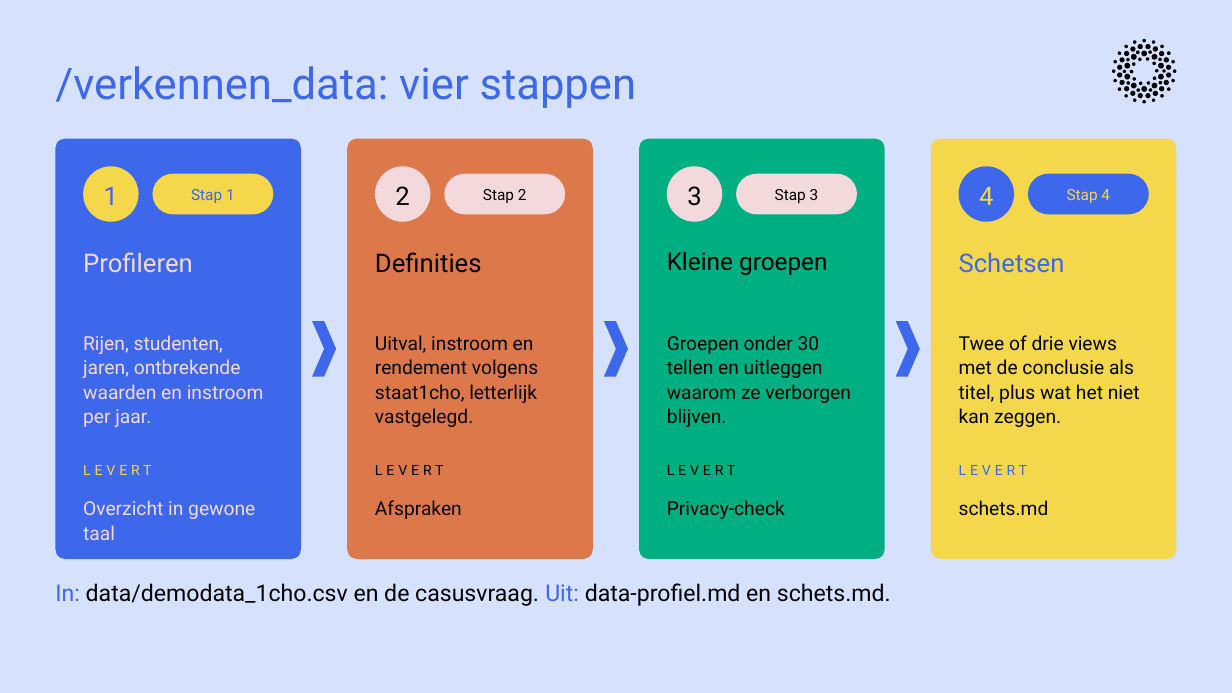
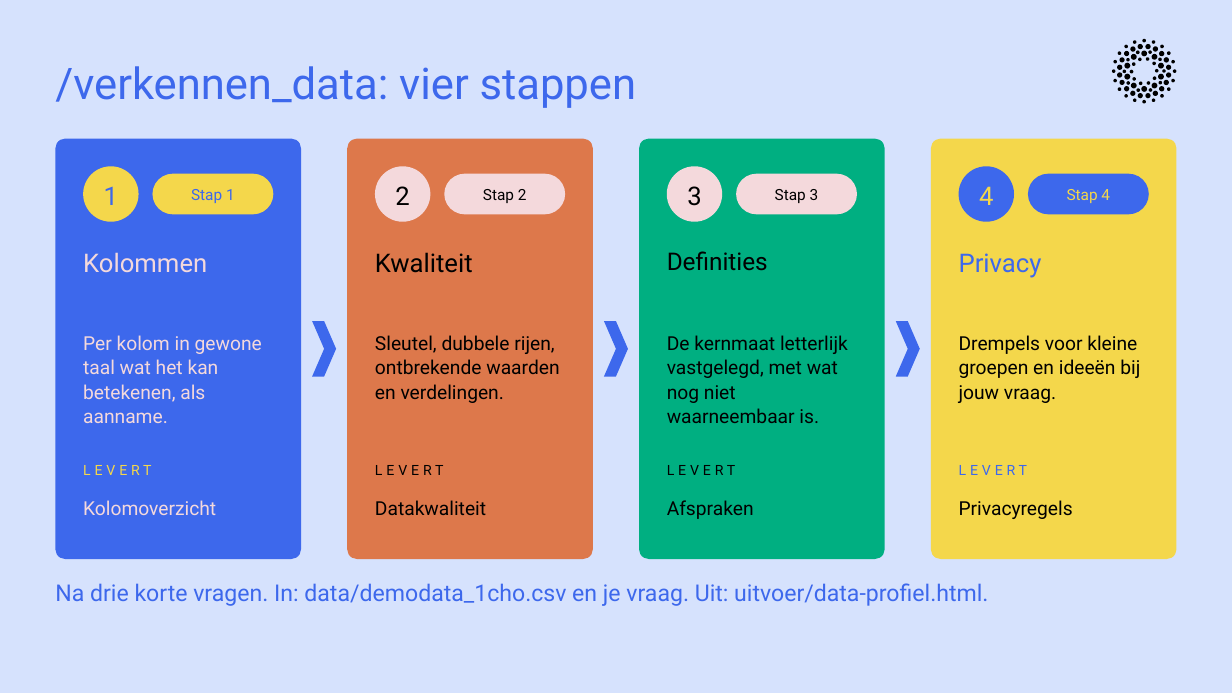
Before and after one commit to cedanl/clidev-presentaties, a slide deck: slide 22 of exports/261005_workshop_rad_uitvoering.pptx (slide 17 before the commit). Drawn at 1232x693 pixels with LibreOffice and Linux fonts; fonts in the diff are those of the drawing. Boxes give left, top, right and bottom in pixels: in the first picture for what was removed or moved away, otherwise in the second. Text is boxed around its words. In the diff, an @@ line names an element or a change of style, - is before the commit and + after.

```diff
--- a/exports/261005_workshop_rad_uitvoering.pptx
+++ b/exports/261005_workshop_rad_uitvoering.pptx
@@ text at [83,252,207,272]: text changed @@
-Profileren
+Kolommen
@@ text at [375,252,473,273]: text changed @@
-Definities
+Kwaliteit
@@ text at [667,251,768,270]: text changed @@
-Kleine groepen
+Definities
@@ text at [959,253,1042,278]: text changed @@
-Schetsen
+Privacy
@@ text at [83,335,262,423]: text changed @@
-Rijen, studenten, jaren, ontbrekende waarden en instroom per jaar.
+Per kolom in gewone taal wat het kan betekenen, als aanname.
@@ text at [375,335,559,403]: text changed @@
-Uitval, instroom en rendement volgens staat1cho, letterlijk vastgelegd.
+Sleutel, dubbele rijen, ontbrekende waarden en verdelingen.
@@ text at [667,335,848,423]: text changed @@
-Groepen onder 30 tellen en uitleggen waarom ze verborgen blijven.
+De kernmaat letterlijk vastgelegd, met wat nog niet waarneembaar is.
@@ text at [959,335,1140,403]: text changed @@
-Twee of drie views met de conclusie als titel, plus wat het niet kan zeggen.
+Drempels voor kleine groepen en ideeën bij jouw vraag.
@@ text at [83,500,216,515]: text changed @@
-Overzicht in gewone taal
+Kolomoverzicht
@@ text at [375,500,486,515]: text changed @@
-Afspraken
+Datakwaliteit
@@ text at [667,500,754,519]: text changed @@
-Privacy-check
+Afspraken
@@ text at [959,500,1073,519]: text changed @@
-schets.md
+Privacyregels
@@ text at [55,583,988,606]: text changed; text colour #000000 to #3D68EC @@
-In: data/demodata_1cho.csv en de casusvraag. Uit: data-profiel.md en schets.md.
+Na drie korte vragen. In: data/demodata_1cho.csv en je vraag. Uit: uitvoer/data-profiel.html.
```
Also in this commit, not shown: 12 other slides changed, 10 slides added, 2 slides removed, 1 other file.
